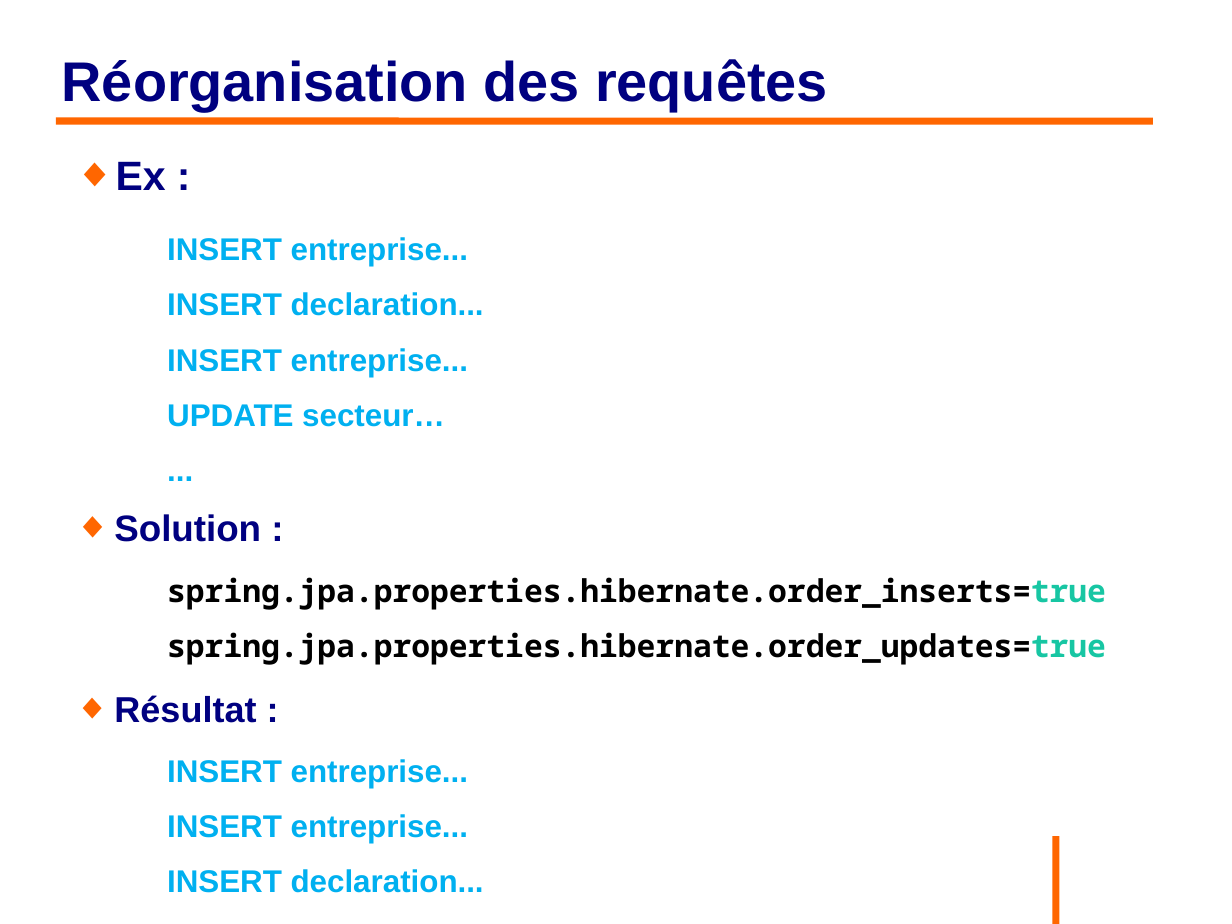
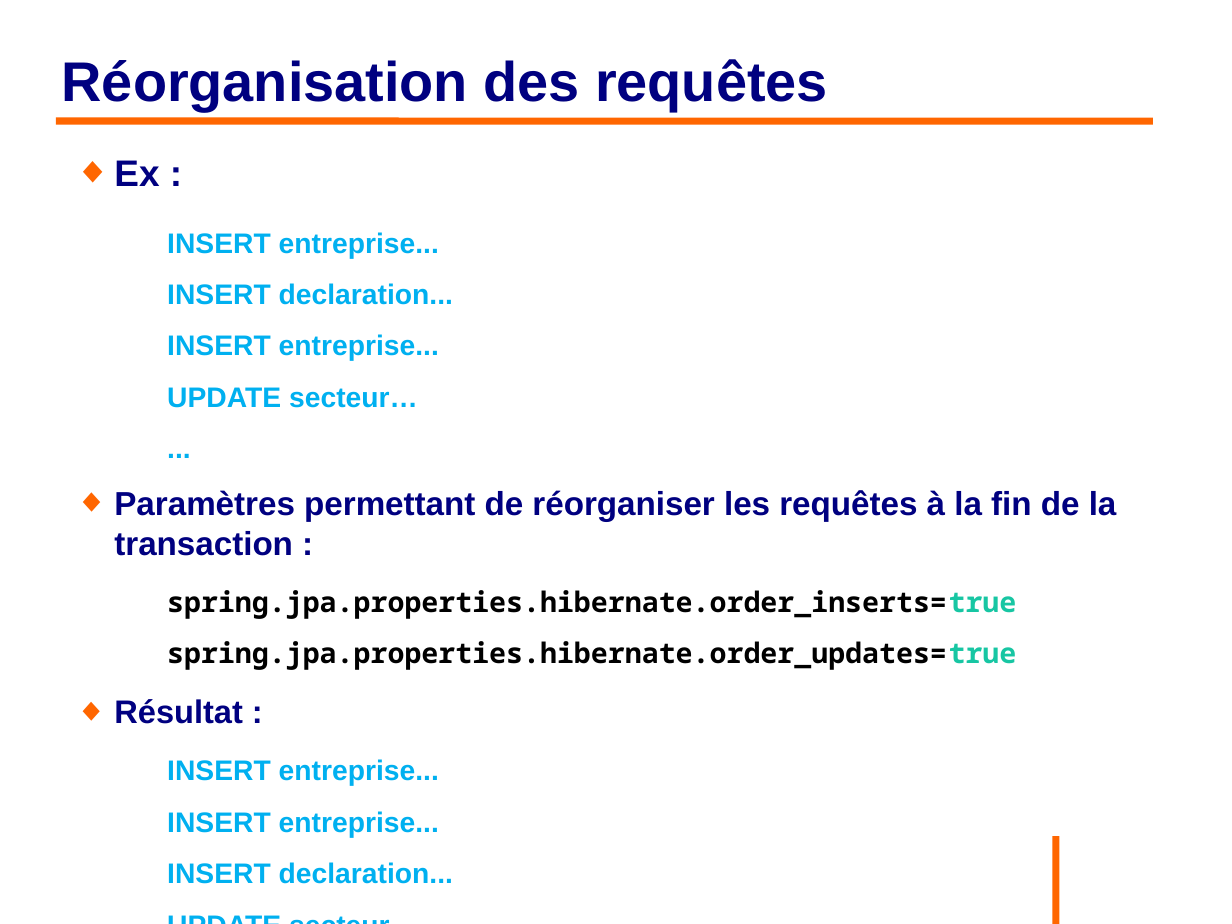
Before and after one commit to philphils/formation-hibernate-avancee, a slide deck: slide 12 of Documentation/diapo_formation_hibernate_avancee.odp. Drawn at 1232x924 pixels with LibreOffice and Linux fonts; fonts in the diff are those of the drawing; background and template pictures are left out. Boxes give left, top, right and bottom in pixels: in the first picture for what was removed or moved away, otherwise in the second. Text is boxed around its words. In the diff, an @@ line names an element or a change of style, - is before the commit and + after.

```diff
--- a/Documentation/diapo_formation_hibernate_avancee.odp
+++ b/Documentation/diapo_formation_hibernate_avancee.odp
@@ text at box(114, 160, 1016, 884): size 26.4 to 23.8 pt in "Ex :"; size 20.1 to 18.2 pt in "INSERT entreprise...", "INSERT declaration...", "INSERT entreprise...", "UPDATE secteur…" and 8 more places; size 23.2 to 21 pt in "Résultat :" @@
@@ text at box(114, 490, 1117, 556): text changed; size 23.7 to 21.4 pt @@
-◆ Solution :
+◆ Paramètres permettant de réorganiser les requêtes à la fin de la transaction :
```
Also in this commit, not shown: 8 other slides changed, 3 slides added.
